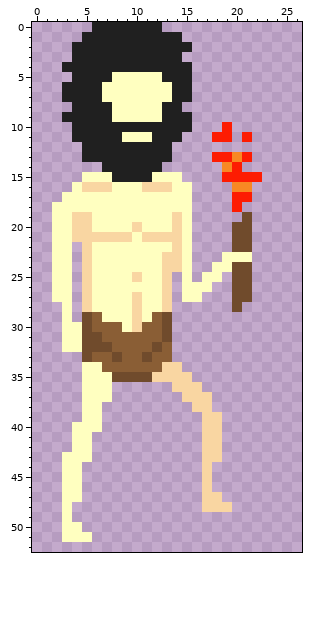
File history of a pixel-art sprite, sprites/images/spr_player_move_2_0.png. The first picture shows the starting point.
The file is 27x53 pixels.
The same view after the edit:
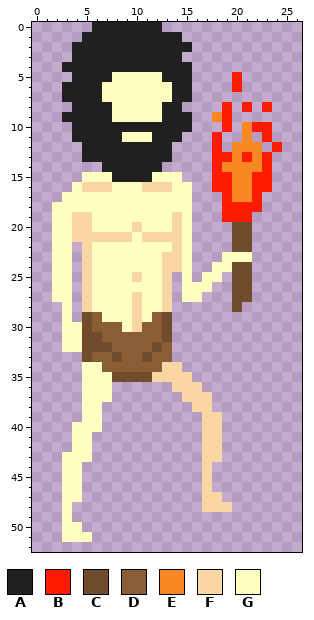
Palette (. is transparent): A #202020  B #fd1c02  C #704b2c  D #8a5e35  E #f88823  F #f9d6a2  G #ffffc0
Change:
y 5..6: x 20 . -> B
y 8: x 19 . -> B; x 21 . -> B; x 23 . -> B
y 9: x 18..19 .. -> EB
y 10: x 21..23 ... -> EBB
y 11: x 19 B -> .; x 21 B -> E; x 23 . -> B
y 12: x 18 . -> B; x 20..22 ... -> EEE; x 24 . -> B
y 13: x 22..23 .. -> EB
y 14: x 18 . -> B; x 20..23 B... -> EEEB
y 15: x 18 . -> B; x 20..21 BB -> EE; x 23 . -> B
y 16: x 18..19 .. -> BB; x 22..23 .. -> BB
y 17: x 19..22 .BB. -> BEEB
y 18: x 19 . -> B; x 21..22 .. -> BB
y 19: x 19..21 ..C -> BBB
Changed places in both pictures, as pixel boxes (x1, y1, x2, y2):
changed: (212, 72, 282, 222)
